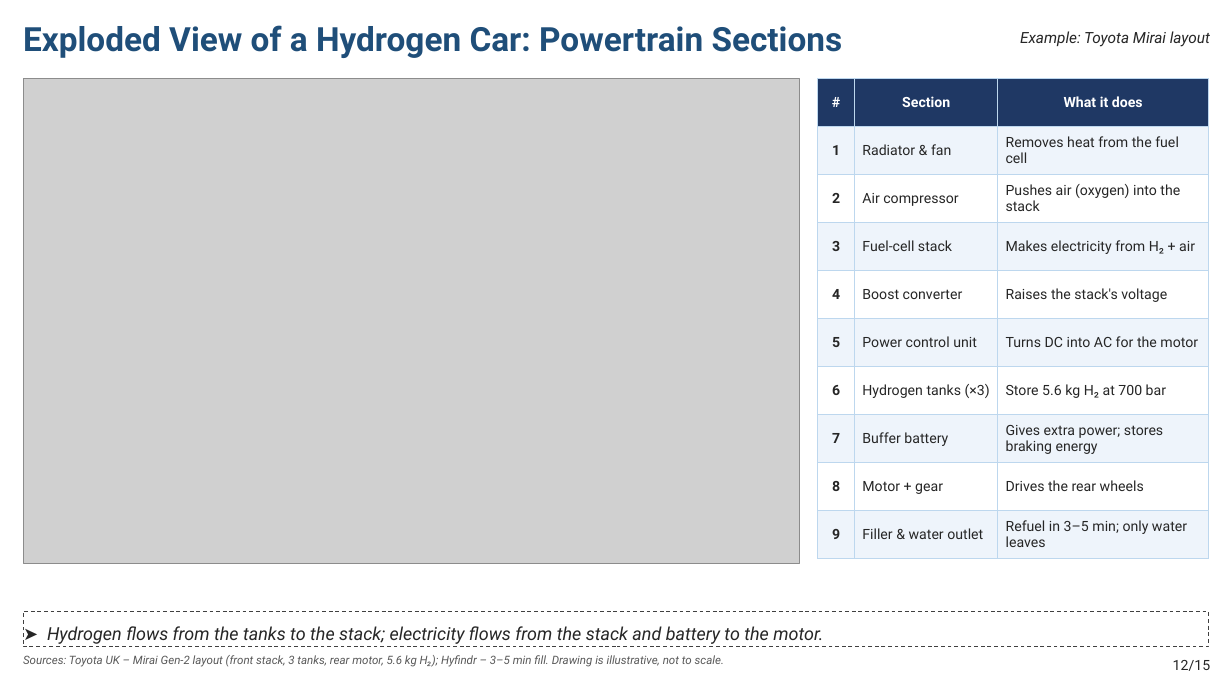
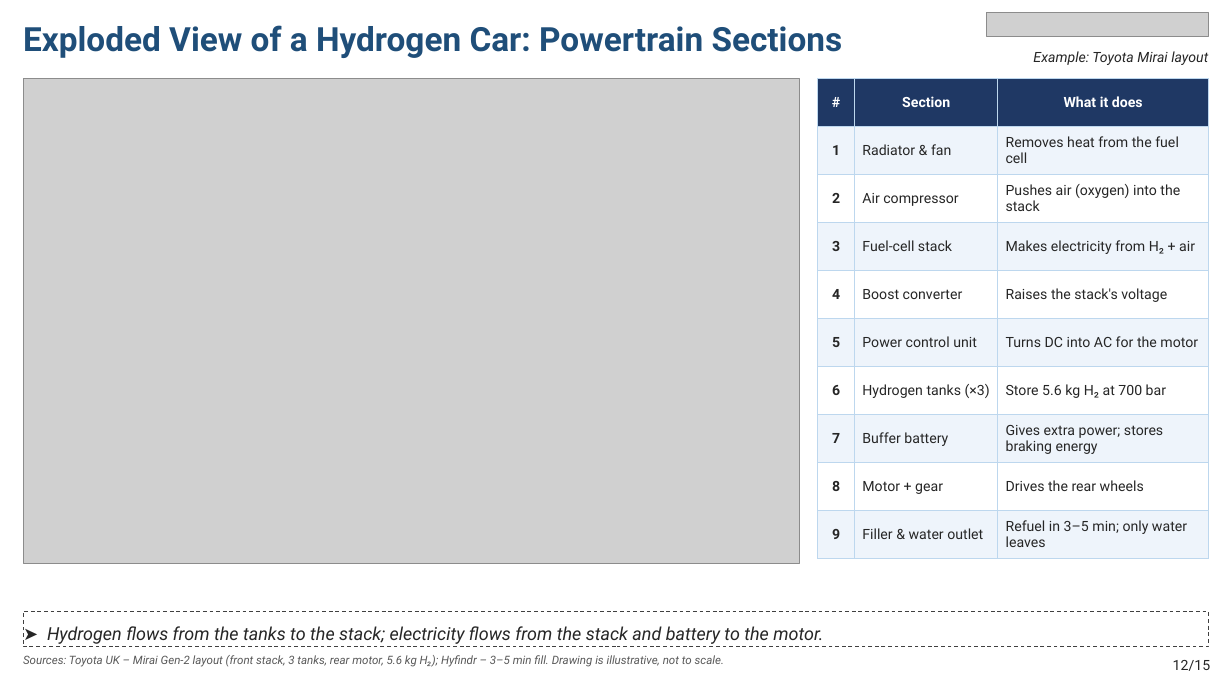
Before and after one commit to Crypto-ashish/hydrogen-car, a slide deck: slide 13 of Hydrogen_Vehicle_Study.pptx. Drawn at 1232x693 pixels with LibreOffice and Linux fonts; fonts in the diff are those of the drawing; grey boxes stand for pictures. Boxes give left, top, right and bottom in pixels: in the first picture for what was removed or moved away, otherwise in the second. Text is boxed around its words. In the diff, an @@ line names an element or a change of style, - is before the commit and + after.

```diff
--- a/Hydrogen_Vehicle_Study.pptx
+++ b/Hydrogen_Vehicle_Study.pptx
@@ picture added at (987, 13, 1209, 36) @@
@@ text "Example: Toyota Mirai layout": place and size @@
-text "Example: Toyota Mirai layout" at (1020, 31, 1210, 47)
+text "Example: Toyota Mirai layout" at (1033, 51, 1208, 65)
@@ text "Example: Toyota Mirai layout" at (1033, 51, 1208, 65): size 12 to 11 pt @@
```
Also in this commit, not shown: 15 other slides changed.
